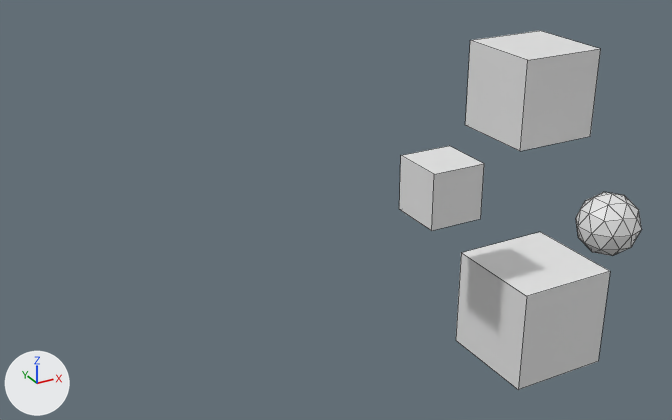
One commit to the Blender file project/resources/level_editor/Stage_editor.blend: the scene before it, then after it.
Camera for both pictures: a 50 mm camera at (-11.37, -13.28, 8.39) aimed at (-1.85, 4.02, -0.26). Arrows for +X, +Y and +Z are at lower left; the lights stay in place. The first picture is the older version. Mesh edges are drawn as thin lines.

In view in the first picture: 'Cube', 'EffectSpawn_01', '立方体', '立方体.001'.
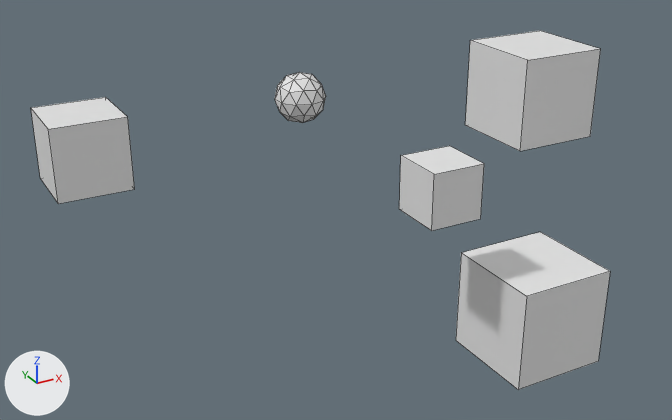
Scene script edits in JSON lines:
```json
{"op": "set", "path": "ob_effectspawn_01.location", "old": "(2.67, 0.0, 0.0)", "new": "(-0.49, 8.5, 1.04)"}
{"op": "add", "block": "ob_立方体_002", "code": ["ob_立方体_002 = bpy.data.objects.new('立方体.002', me_立方体_001.copy())  # the mesh of ob_立方体_001", "ob_立方体_002.location = (-6.04, 10.24, 0.0)"]}
```

Location of each change, [x1, y1, x2, y2] in pixels of the pictures (672 x 420 px):
```json
{"object": "立方体.002", "change": "added", "after": [31, 97, 134, 204]}
{"object": "EffectSpawn_01", "change": "moved", "before": [576, 192, 642, 256], "after": [275, 72, 326, 123]}
```
